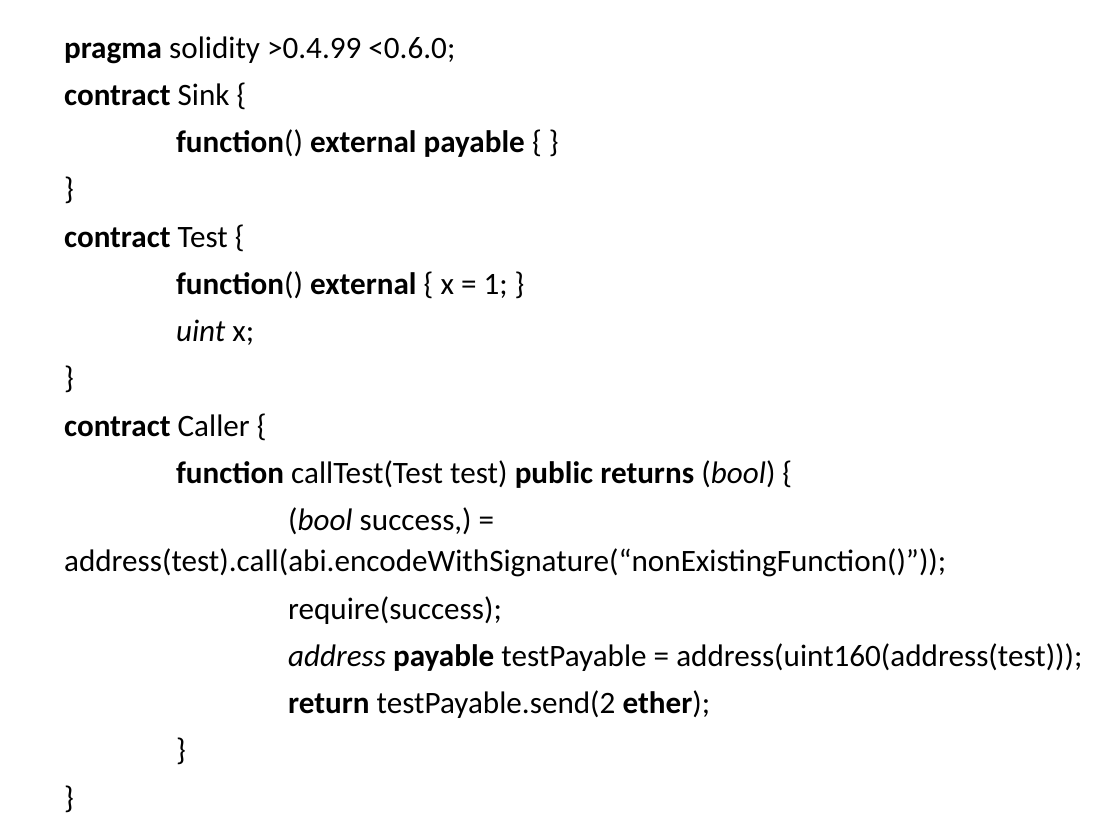
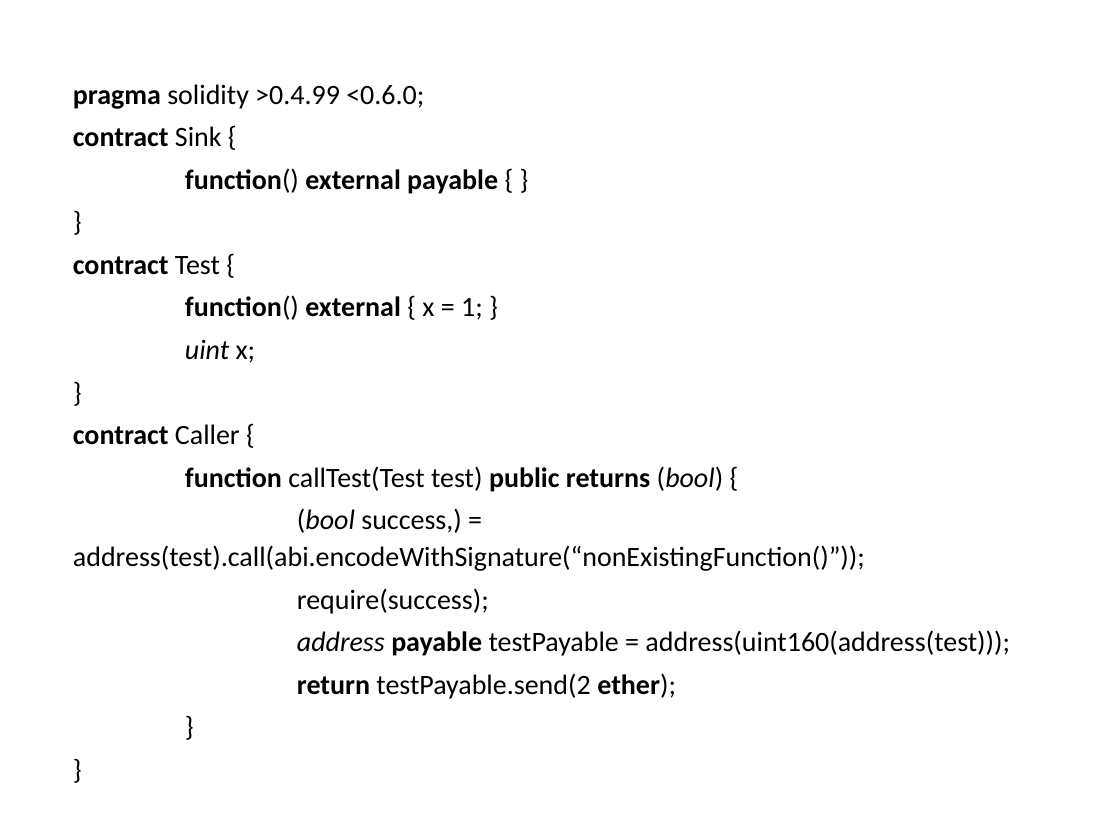
Before and after one commit to confucianzuoyuan/blockchain-tutorial, a slide deck: slide 31 of 以太坊教程/课件/5_2_solidity深入讲解.pptx. Drawn at 1120x840 pixels with LibreOffice and Linux fonts; fonts in the diff are those of the drawing; background and template pictures are left out. Boxes give left, top, right and bottom in pixels: in the first picture for what was removed or moved away, otherwise in the second. Text is boxed around its words. In the diff, an @@ line names an element or a change of style, - is before the commit and + after.

```diff
--- a/以太坊教程/课件/5_2_solidity深入讲解.pptx
+++ b/以太坊教程/课件/5_2_solidity深入讲解.pptx
@@ text "pragma solidity >0.4.99 <0.6.0;": place and size @@
-text "pragma solidity >0.4.99 <0.6.0;" at (64,36,1082,718)
+text "pragma solidity >0.4.99 <0.6.0;" at (73,84,1010,699)
@@ text "pragma solidity >0.4.99 <0.6.0;" at (73,84,1010,699): size 20 to 18 pt @@
```
Also in this commit, not shown: 33 other slides changed, 34 other files.
